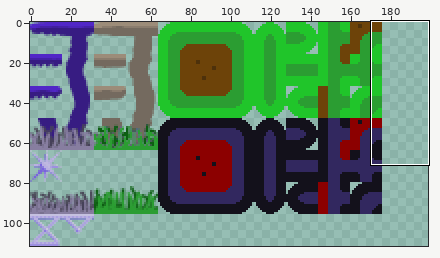
A sprite sheet gets an edit: tiles16.png. Above, an overview of the earlier version with the close-up marked.
Close-up. Before the edit:
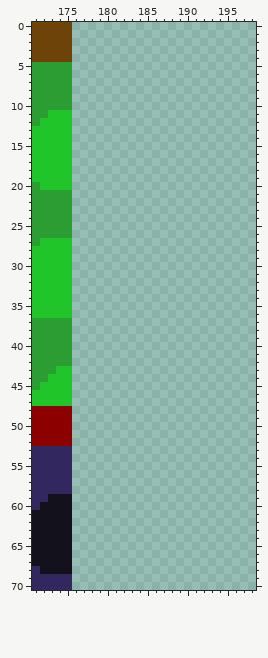
The file is 208x112 pixels. Pixels under 10% opacity are left out. Colours within 5 levels of each other are drawn and written as one. Shown: x 171..198, y 0..70. The wide view leaves out empty margins.
The result:
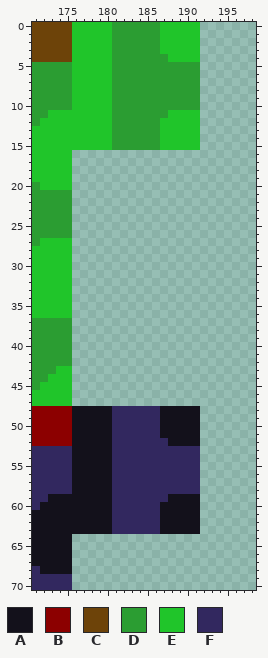
Palette (. is transparent): A #13111b  B #8c0000  C #6d4309  D #2b9d32  E #20c52a  F #32285f
Diff:
y 0..3: x 176..191 ................ -> EEEEEDDDDDDEEEEE
y 4: x 176..191 ................ -> EEEEEDDDDDDDEEEE
y 5..10: x 176..191 ................ -> EEEEEDDDDDDDDDDD
y 11: x 176..191 ................ -> EEEEEDDDDDDDEEEE
y 12..15: x 176..191 ................ -> EEEEEDDDDDDEEEEE
y 48..51: x 176..191 ................ -> AAAAAFFFFFFAAAAA
y 52: x 176..191 ................ -> AAAAAFFFFFFFAAAA
y 53..58: x 176..191 ................ -> AAAAAFFFFFFFFFFF
y 59: x 176..191 ................ -> AAAAAFFFFFFFAAAA
y 60..63: x 176..191 ................ -> AAAAAFFFFFFAAAAA
Pixel boxes of the changes (left, top, right, bottom) in both close-ups:
added: (72, 22, 200, 150)
added: (72, 406, 200, 534)
